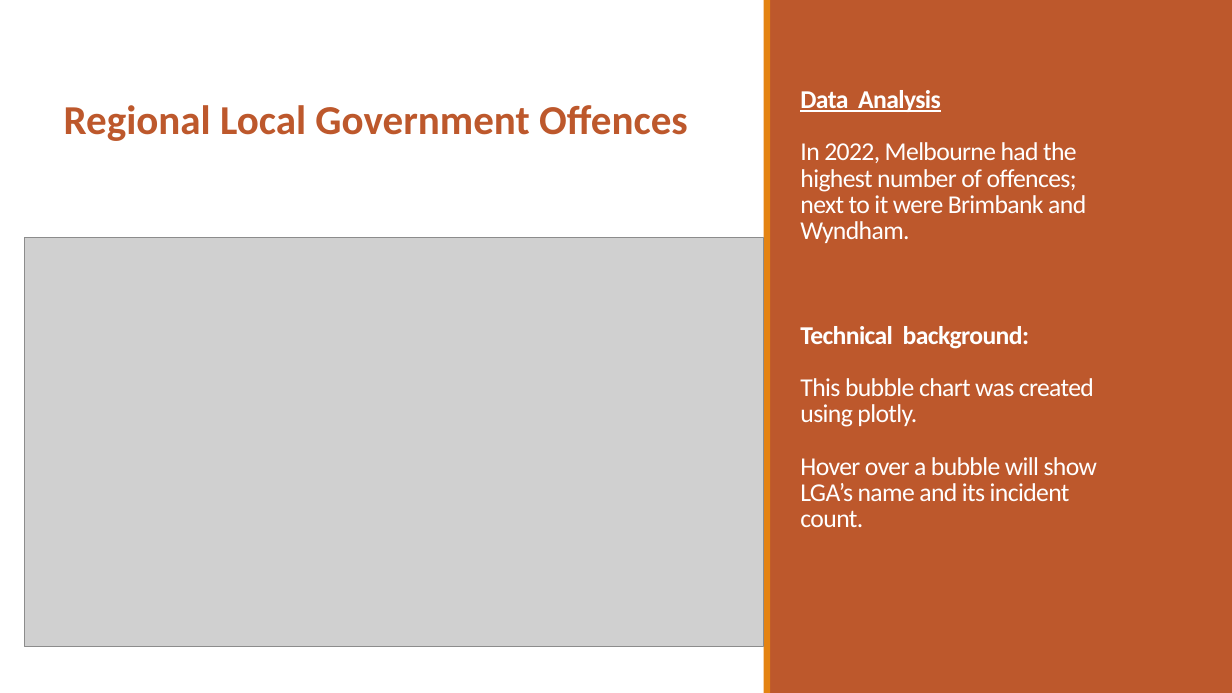
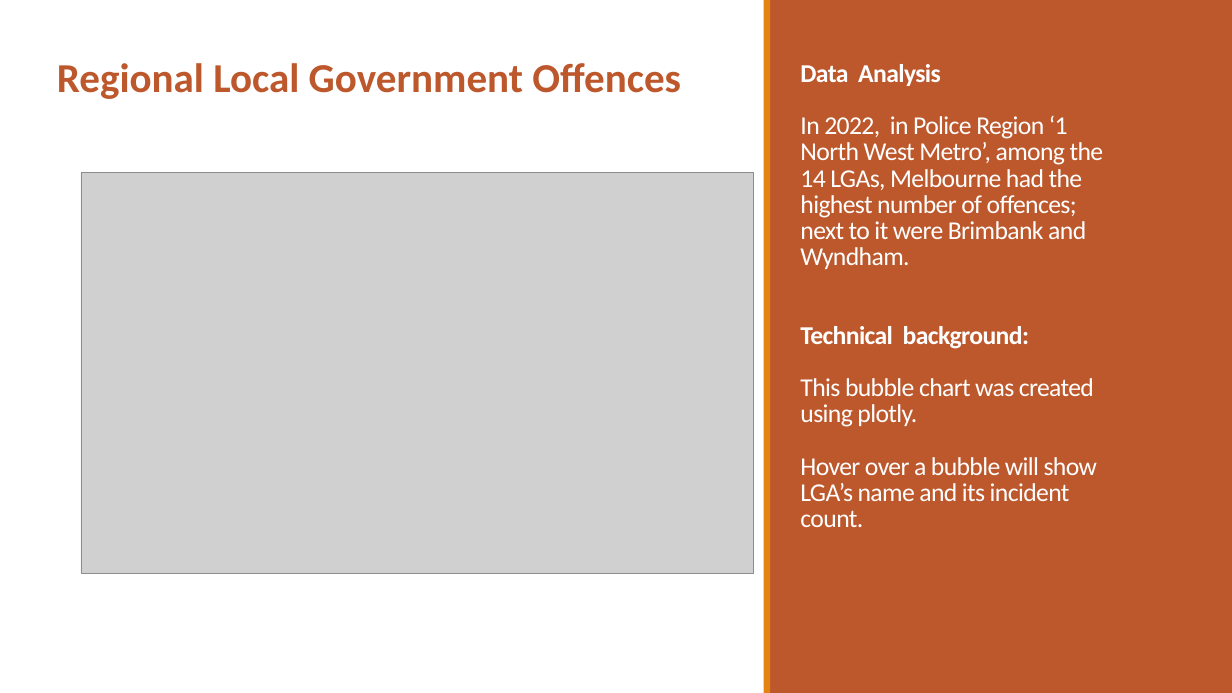
Before and after one commit to PhuongTieuOp/project3, a slide deck: slide 5 of Victoria Crime Data Visualization3.pptx (slide 6 before the commit). Drawn at 1232x693 pixels with LibreOffice and Linux fonts; fonts in the diff are those of the drawing; grey boxes stand for pictures. Boxes give left, top, right and bottom in pixels: in the first picture for what was removed or moved away, otherwise in the second. Text is boxed around its words. In the diff, an @@ line names an element or a change of style, - is before the commit and + after.

```diff
--- a/Victoria Crime Data Visualization3.pptx
+++ b/Victoria Crime Data Visualization3.pptx
@@ text "Regional Local Government Offences": place and size @@
-text "Regional Local Government Offences" at bbox=[64, 105, 688, 141]
+text "Regional Local Government Offences" at bbox=[57, 63, 681, 99]
@@ title at bbox=[800, 64, 1104, 527]: text changed @@
-Data Analysis
-In 2022, Melbourne had the highest number of offences; next to it were Brimbank and Wyndham.
-Technical background:
-This bubble chart was created using plotly.
-Hover over a bubble will show LGA’s name and its incident count.
+Data Analysis
+In 2022, in Police Region ‘1 North West Metro’, among the 14 LGAs, Melbourne had the highest number of offences; next to it were Brimbank and Wyndham.
+Technical background:
+This bubble chart was created using plotly.
+Hover over a bubble will show LGA’s name and its incident count.
@@ picture: place and size @@
-picture at bbox=[24, 238, 763, 646]
+picture at bbox=[81, 173, 753, 573]
```
Also in this commit, not shown: 6 other slides changed, 1 slide removed.
